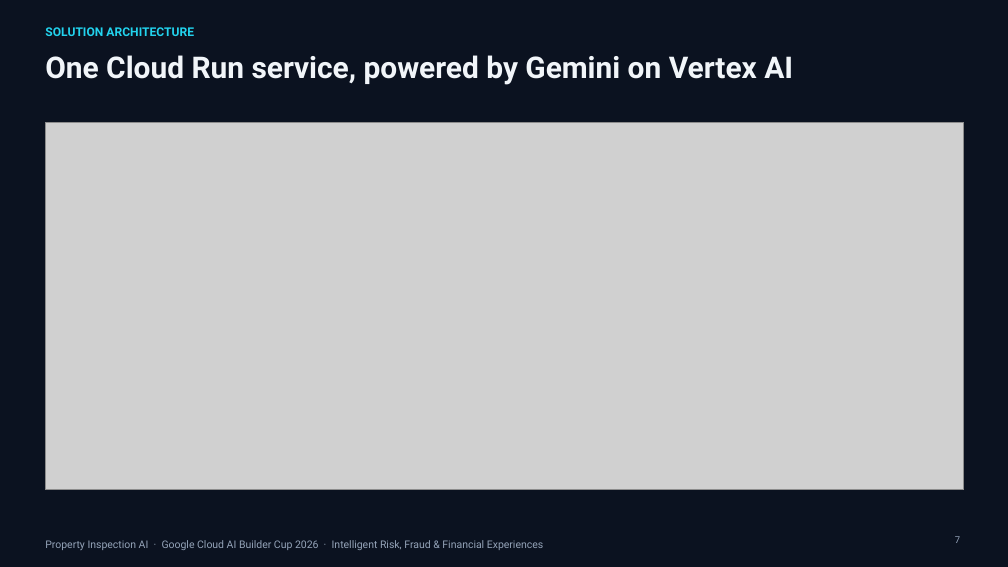
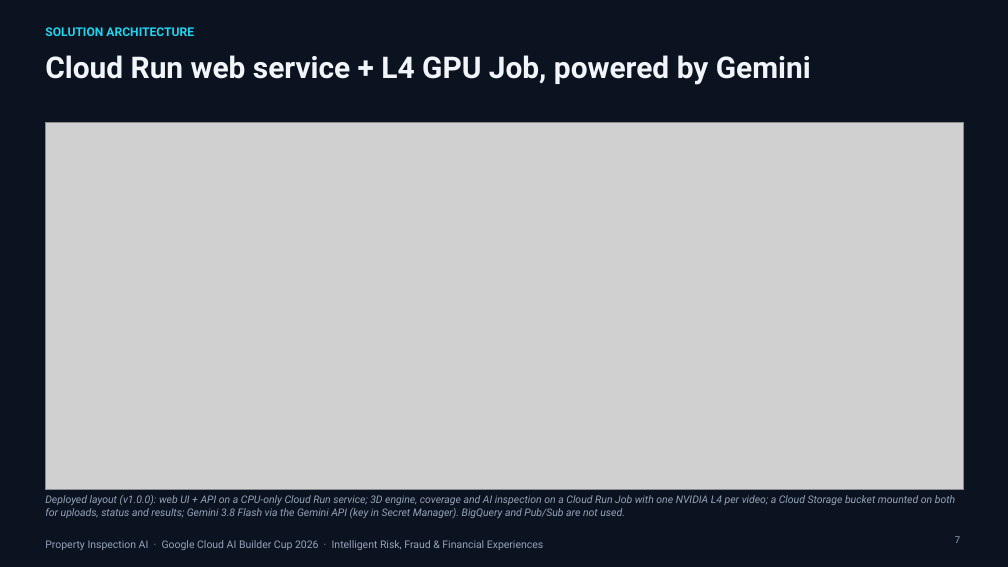
Before and after one commit to XCore-Lab/property-inspection-ai, a slide deck: slide 7 of docs/pitch-deck/Property_Inspection_AI_Pitch.pptx. Drawn at 1008x567 pixels with LibreOffice and Linux fonts; fonts in the diff are those of the drawing; grey boxes stand for pictures; background and template pictures are left out. Boxes give left, top, right and bottom in pixels: in the first picture for what was removed or moved away, otherwise in the second. Text is boxed around its words. In the diff, an @@ line names an element or a change of style, - is before the commit and + after.

```diff
--- a/docs/pitch-deck/Property_Inspection_AI_Pitch.pptx
+++ b/docs/pitch-deck/Property_Inspection_AI_Pitch.pptx
@@ title at [45,55,811,85]: text changed @@
-One Cloud Run service, powered by Gemini on Vertex AI
+Cloud Run web service + L4 GPU Job, powered by Gemini
@@ text added at [45,495,955,518], 10 pt, text #94A3B8, italic @@
+Deployed layout (v1.0.0): web UI + API on a CPU-only Cloud Run service; 3D engine, coverage and AI inspection on a Cloud Run Job with one NVIDIA L4 per video; a Cloud Storage bucket mounted on both for uploads, status and results; Gemini 3.8 Flash via the Gemini API (key in Secret Manager). BigQuery and Pub/Sub are not used.
```
Also in this commit, not shown: 12 other slides changed, 3 other files.
